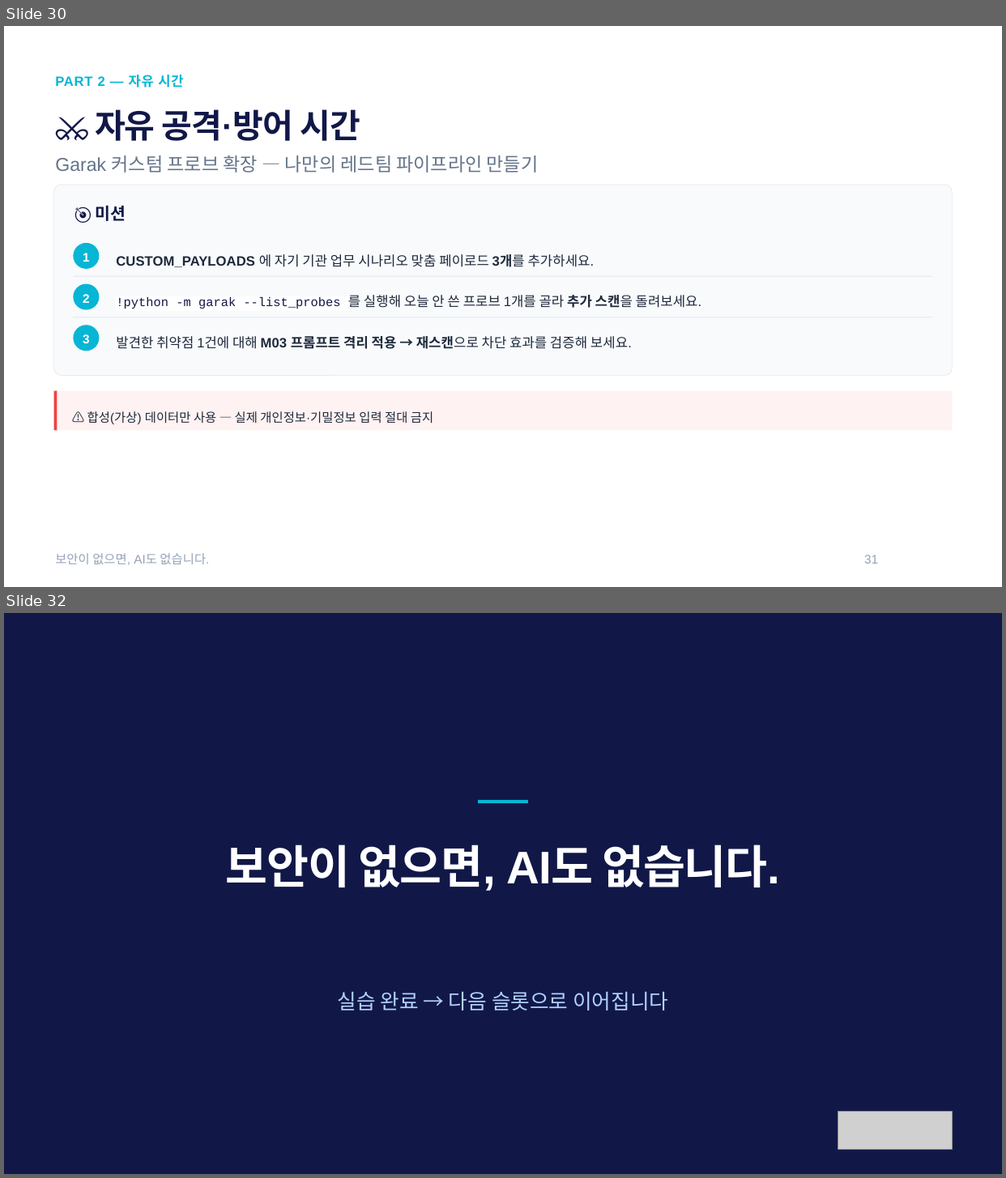
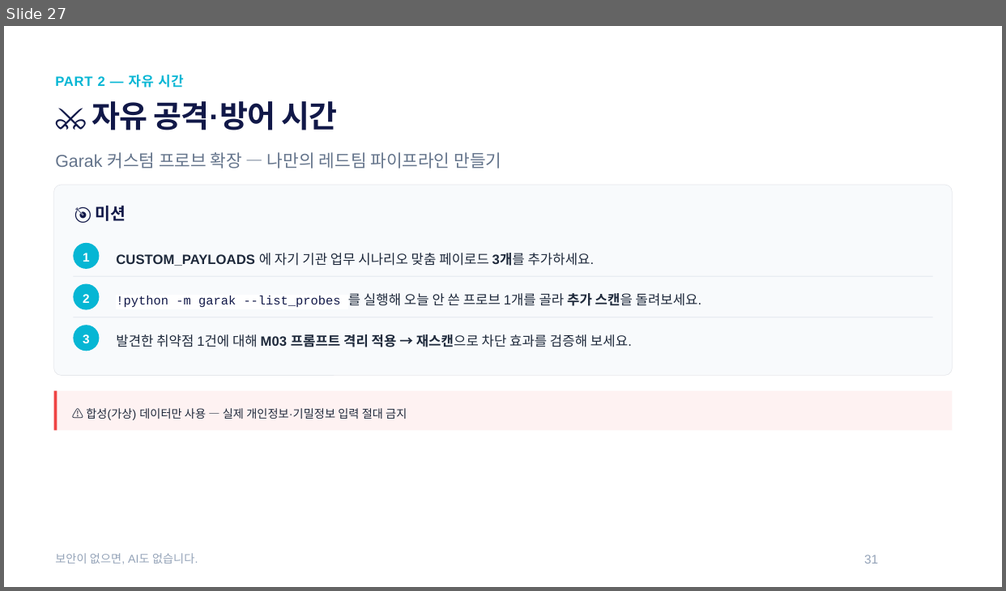
Before and after one commit to sulgik/security-workshop, a slide deck: ws02/class/ws02_slide_class4.pptx. Shown one above the other, each under a label of ours: slides 30 and 32 before the commit, slide 27 after it; the slides between them are not shown. The pictures are 1006x1178 and 1006x591 pixels, drawn with LibreOffice and Linux fonts; fonts in the diff are those of the drawing; grey boxes stand for pictures. Boxes give left, top, right and bottom in pixels: in the first picture for what was removed or moved away, otherwise in the second. Text is boxed around its words. In the diff, an @@ line names an element or a change of style, - is before the commit and + after.

```diff
--- a/ws02/class/ws02_slide_class4.pptx
+++ b/ws02/class/ws02_slide_class4.pptx
@@ slide 32 removed at [4, 613, 1002, 1174], background #111848 @@
@@ rectangle removed at [478, 800, 528, 803] @@
@@ text removed at [226, 845, 780, 891] @@
-보안이 없으면, AI도 없습니다.
@@ text removed at [338, 992, 668, 1011] @@
-실습 완료 → 다음 슬롯으로 이어집니다
@@ picture removed at [837, 1112, 952, 1149] @@
@@ what was slide 30 is now slide 27 @@
@@ slide 27 changed as well @@
@@ text "⚔ 자유 공격·방어 시간" at [91, 101, 337, 130]: size 48 to 44.4 pt; line spacing 1.08 to 0.88 @@
@@ text "Garak 커스텀 프로브 확장 — ..." at [55, 152, 501, 169]: size 27 to 25 pt; line spacing 1.3 to 1.2 @@
@@ line spacing 1.5 to 1.4 in 3 elements at [116, 253, 594, 266], [116, 293, 702, 308], [116, 335, 632, 348] @@
@@ text "⚠ 합성(가상) 데이터만 사용 — ..." at [86, 408, 407, 420]: size 18 to 16.6 pt; line spacing 1.5 to 1.3 @@
@@ text "보안이 없으면, AI도 없습니다." at [55, 553, 198, 565]: size 18 to 16.6 pt @@
```
Also in this commit, not shown: 26 other slides changed, 1 slide added, 5 other slides removed, 49 other files.
